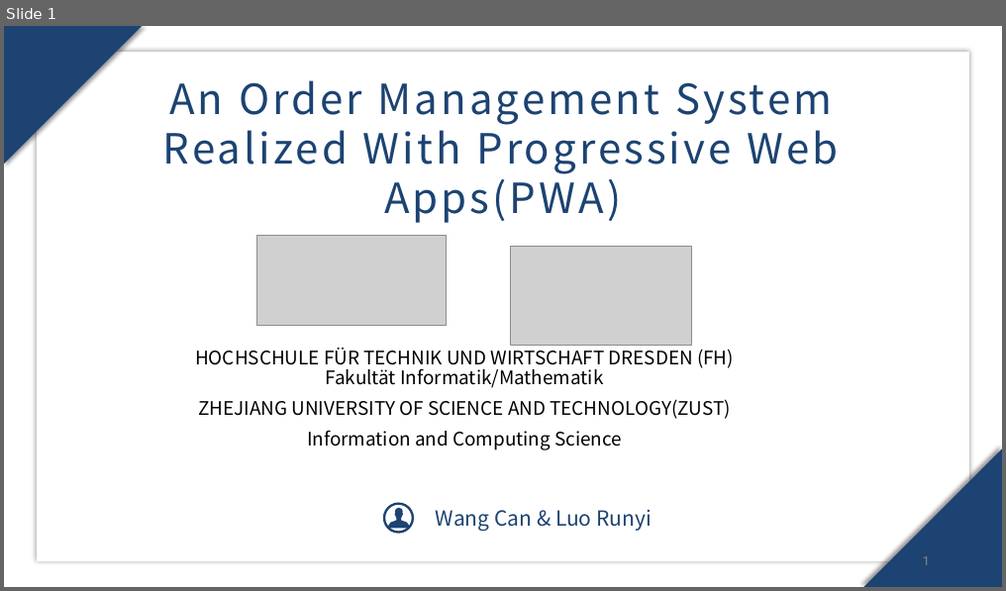
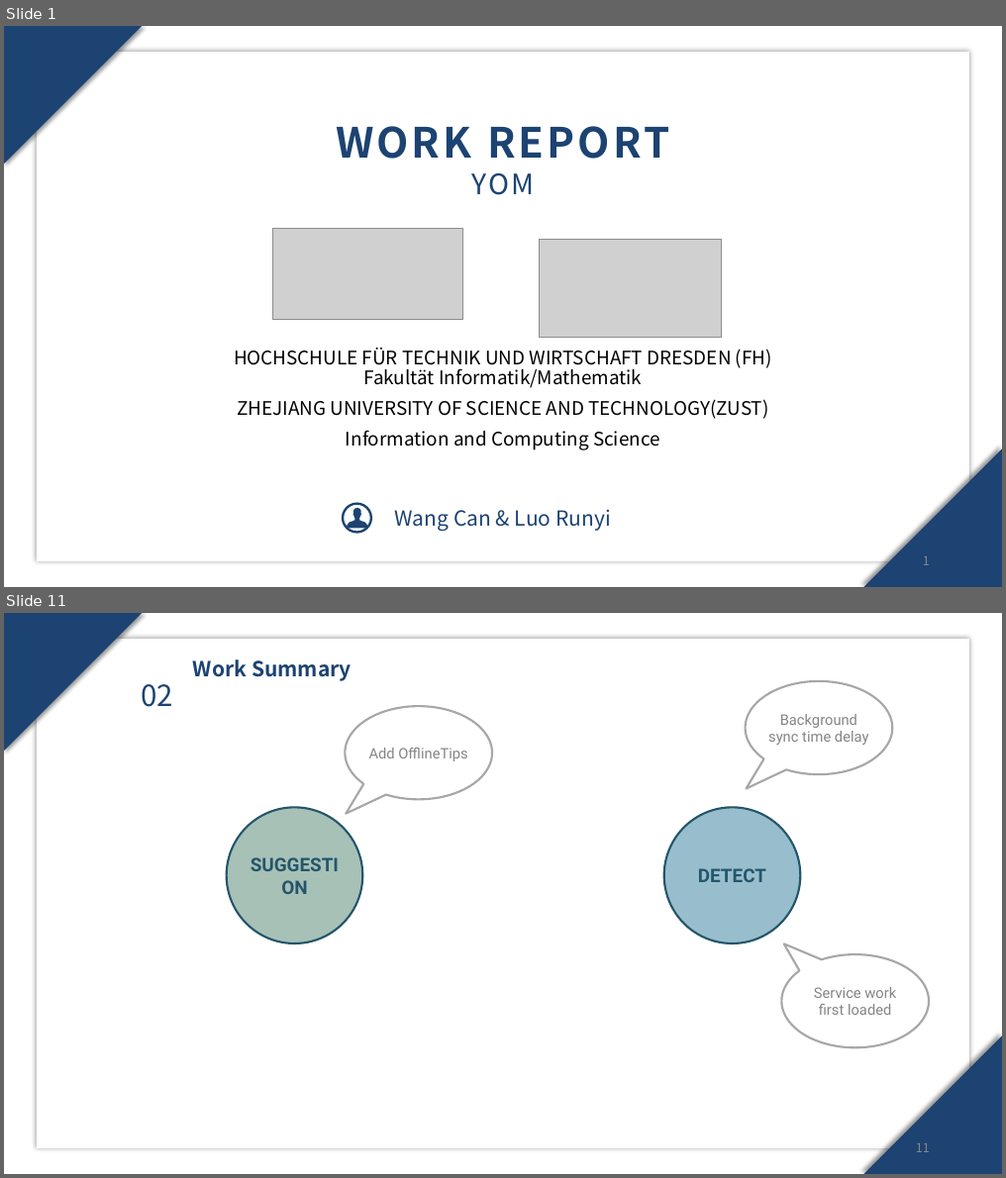
Before and after one commit to SuperRun/Yom, a slide deck: document/work report.pptx. Shown one above the other, each under a label of ours: slide 1 before the commit, slides 1 and 11 after it; the slides between them are not shown. The pictures are 1006x591 and 1006x1178 pixels, drawn with LibreOffice and Linux fonts; fonts in the diff are those of the drawing; grey boxes stand for pictures; background and template pictures are left out. Boxes give left, top, right and bottom in pixels: in the first picture for what was removed or moved away, otherwise in the second. Text is boxed around its words. In the diff, an @@ line names an element or a change of style, - is before the commit and + after.

Commit message:
work report

```diff
--- a/document/work report.pptx
+++ b/document/work report.pptx
@@ slide 11 added at <box>4,613,1002,1174</box>, background picture (left out) @@
@@ rectangle added at <box>4,613,1002,1174</box>, fill #FFFFFF at 39% opacity @@
@@ freeform shape added at <box>4,613,143,751</box>, fill #1C4372 @@
@@ rectangle added at <box>37,639,969,1149</box>, fill #FFFFFF @@
@@ text added at <box>193,660,351,681</box>, 20 pt, text #1C4372, bold @@
+Work Summary
@@ text added at <box>141,684,173,707</box>, 28 pt, text #1C4372 @@
+02
@@ speech bubble added at <box>746,681,893,774</box>, fill #FFFFFF, outline #A7A7A7 2 pt, 14 pt, text #848484 @@
+Background sync time delay
@@ speech bubble added at <box>346,707,493,800</box>, fill #FFFFFF, outline #A7A7A7 2 pt, 14 pt, text #848484 @@
+Add OfflineTips
@@ ellipse added at <box>227,808,362,944</box>, fill #769F8F at 64% opacity, outline #24566A 2 pt, 18 pt, text #24566A, bold @@
+SUGGESTION
@@ ellipse added at <box>664,808,801,944</box>, fill #3580A0 at 51% opacity, outline #24566A 2 pt, 18 pt, text #24566A, bold @@
+DETECT
@@ speech bubble added at <box>782,955,930,1048</box>, fill #FFFFFF, outline #A7A7A7 2 pt, 14 pt, text #848484 @@
+Service work first loaded
@@ freeform shape added at <box>863,1036,1002,1174</box>, fill #1C4372 @@
@@ page number added at <box>916,1144,930,1153</box>, 12 pt, text #888888 @@
+11
@@ slide 1 changed as well @@
@@ text at <box>336,126,669,195</box>: text changed; bold on @@
-An Order Management System Realized With Progressive Web Apps(PWA)
+WORK REPORT
+YOM
@@ picture: place and size @@
-picture at <box>256,235,447,325</box>
+picture at <box>273,229,463,319</box>
@@ picture: place and size @@
-picture at <box>510,247,692,345</box>
+picture at <box>540,240,721,338</box>
@@ subtitle "HOCHSCHULE FÜR TECHNIK UND WIRTSCHAFT ...": place and size @@
-subtitle "HOCHSCHULE FÜR TECHNIK UND WIRTSCHAFT ..." at <box>195,345,734,451</box>
+subtitle "HOCHSCHULE FÜR TECHNIK UND WIRTSCHAFT ..." at <box>234,348,772,451</box>
@@ 1 text, 1 freeform shape, 1 ellipse: place and size @@
-1 text, 1 freeform shape, 1 ellipse at <box>384,503,651,532</box>
+1 text, 1 freeform shape, 1 ellipse at <box>343,503,611,532</box>
```
Also in this commit, not shown: 2 other slides changed, 9 other slides added, 10 slides removed.
